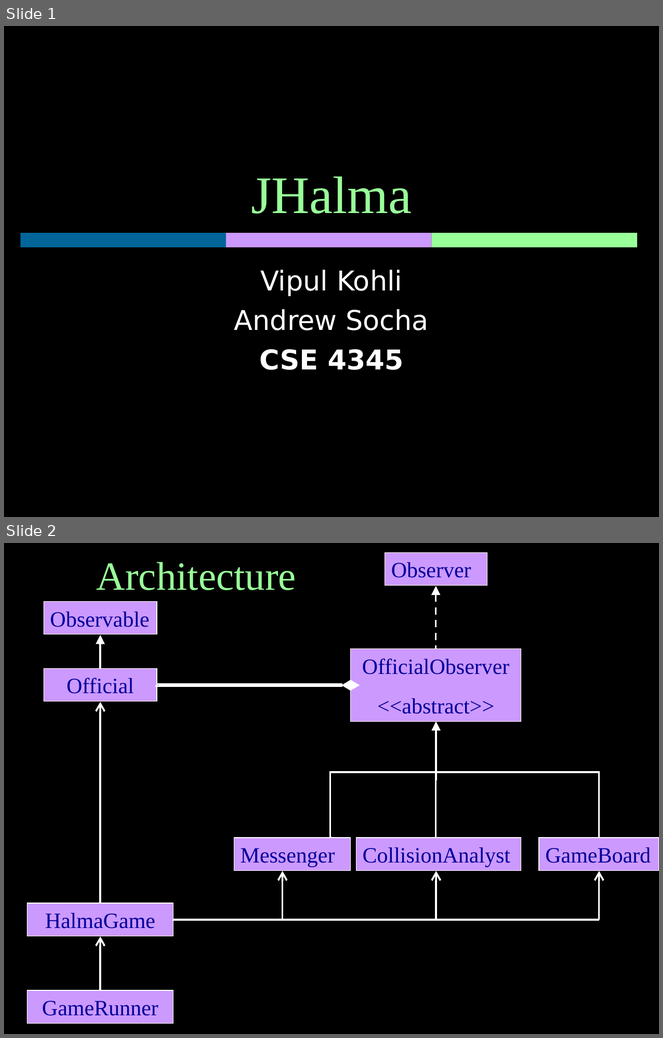
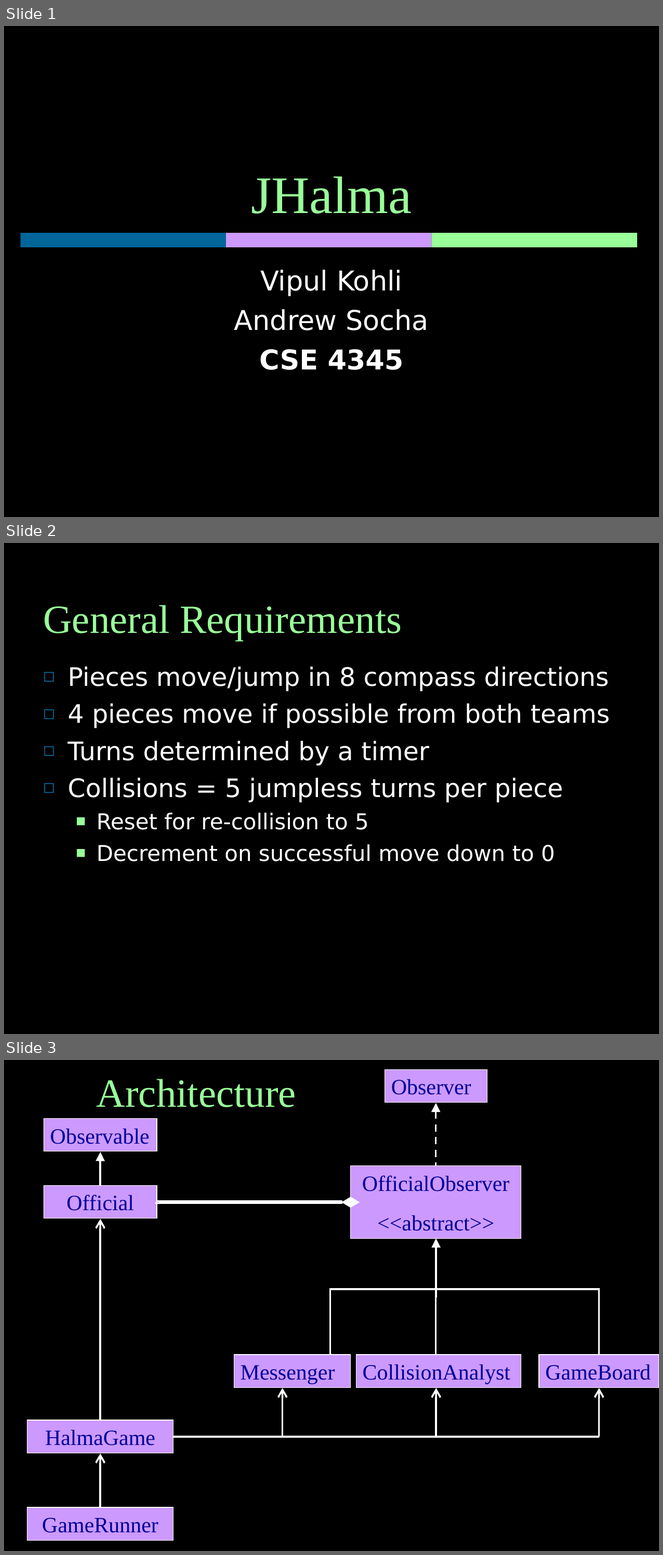
Before and after one commit to vipulkohli/JHalma, a slide deck: JHalmaPres.ppt. Shown one above the other, each under a label of ours: slides 1 and 2 before the commit, slides 1, 2 and 3 after it. The pictures are 663x1038 and 663x1555 pixels, drawn with LibreOffice and Linux fonts; fonts in the diff are those of the drawing. Boxes give left, top, right and bottom in pixels: in the first picture for what was removed or moved away, otherwise in the second. Text is boxed around its words. In the diff, an @@ line names an element or a change of style, - is before the commit and + after.

Commit message:
update pres

```diff
--- a/JHalmaPres.ppt
+++ b/JHalmaPres.ppt
@@ slide 2 added at (x1=4, y1=543, x2=659, y2=1034), background #000000 @@
@@ title added at (x1=43, y1=605, x2=402, y2=641), 44 pt, text #99FF99 @@
+General Requirements
@@ text added at (x1=68, y1=666, x2=610, y2=862), 28 pt, text #FFFFFF @@
+◻ Pieces move/jump in 8 compass directions
+◻ 4 pieces move if possible from both teams
+◻ Turns determined by a timer
+◻ Collisions = 5 jumpless turns per piece
+  ■ Reset for re-collision to 5
+  ■ Decrement on successful move down to 0
@@ what was slide 2 is now slide 3 @@
```
